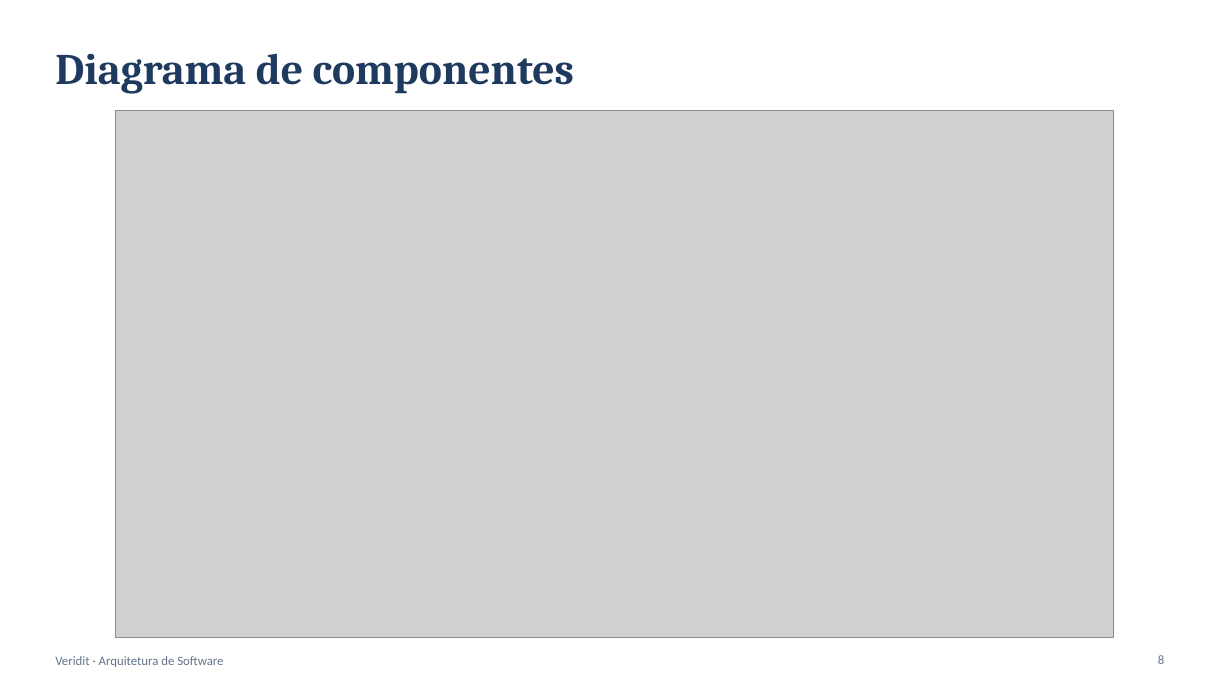
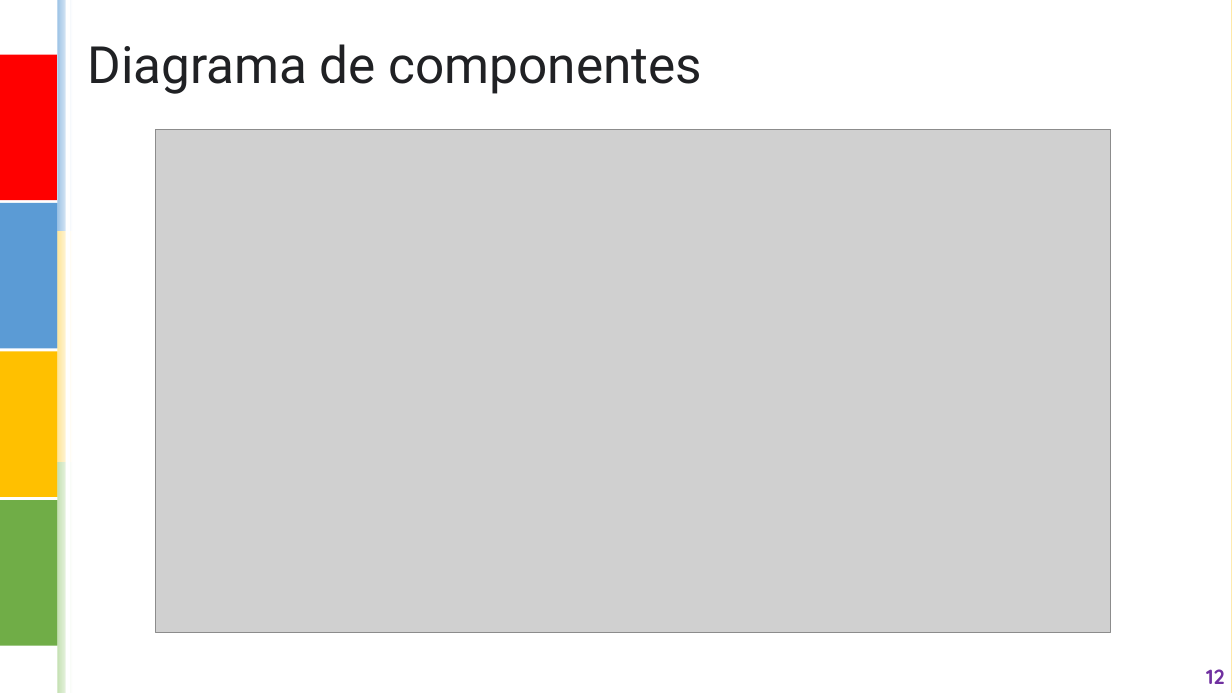
Before and after one commit to cauaalmeida01/projeto2, a slide deck: slide 12 of entregas/veridit-apresentacao-arquitetura.pptx (slide 8 before the commit). Drawn at 1232x693 pixels with LibreOffice and Linux fonts; fonts in the diff are those of the drawing; grey boxes stand for pictures. Boxes give left, top, right and bottom in pixels: in the first picture for what was removed or moved away, otherwise in the second. Text is boxed around its words. In the diff, an @@ line names an element or a change of style, - is before the commit and + after.

```diff
--- a/entregas/veridit-apresentacao-arquitetura.pptx
+++ b/entregas/veridit-apresentacao-arquitetura.pptx
@@ background #FFFFFF to gradient #FFFFFF to #FFC000 @@
@@ group added at <box>0,0,1232,693</box>: 8 rectangles @@
@@ text "Diagrama de componentes": place and size @@
-text "Diagrama de componentes" at <box>55,53,574,94</box>
+text "Diagrama de componentes" at <box>87,44,702,94</box>
@@ text "Diagrama de componentes" at <box>87,44,702,94</box>: size 34 to 40 pt, font Cambria to Roboto, text colour #1E3A5F to #202124, bold off; alignment left to justified; line spacing 1 to 1.15; vertical alignment middle to top @@
@@ rectangle added at <box>0,55,56,200</box>, fill #FF0000 @@
@@ picture: place and size @@
-picture at <box>116,111,1115,638</box>
+picture at <box>155,129,1110,633</box>
@@ text removed at <box>55,656,223,667</box> @@
-Veridit · Arquitetura de Software
@@ page number removed at <box>1158,655,1164,664</box> @@
-8
@@ page number added at <box>1206,669,1224,684</box>, 16 pt, text #7030A0, bold @@
+12
```
Also in this commit, not shown: 14 other slides changed, 5 slides added, 1 slide removed, 2 other files.
